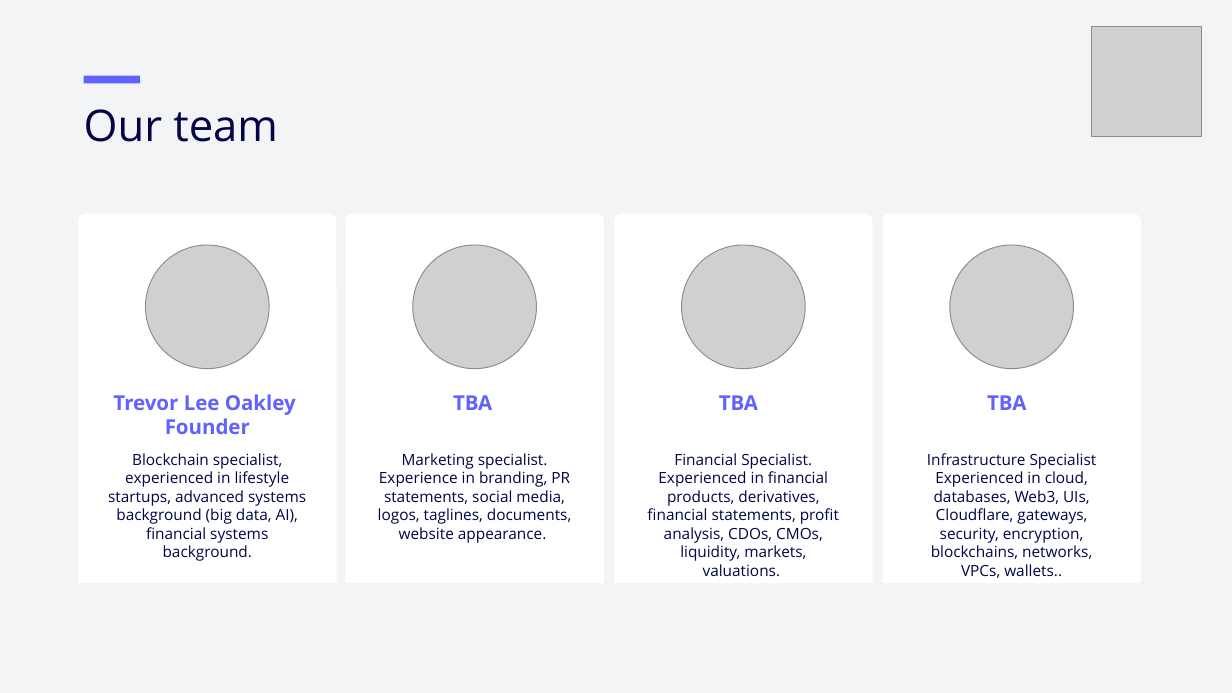
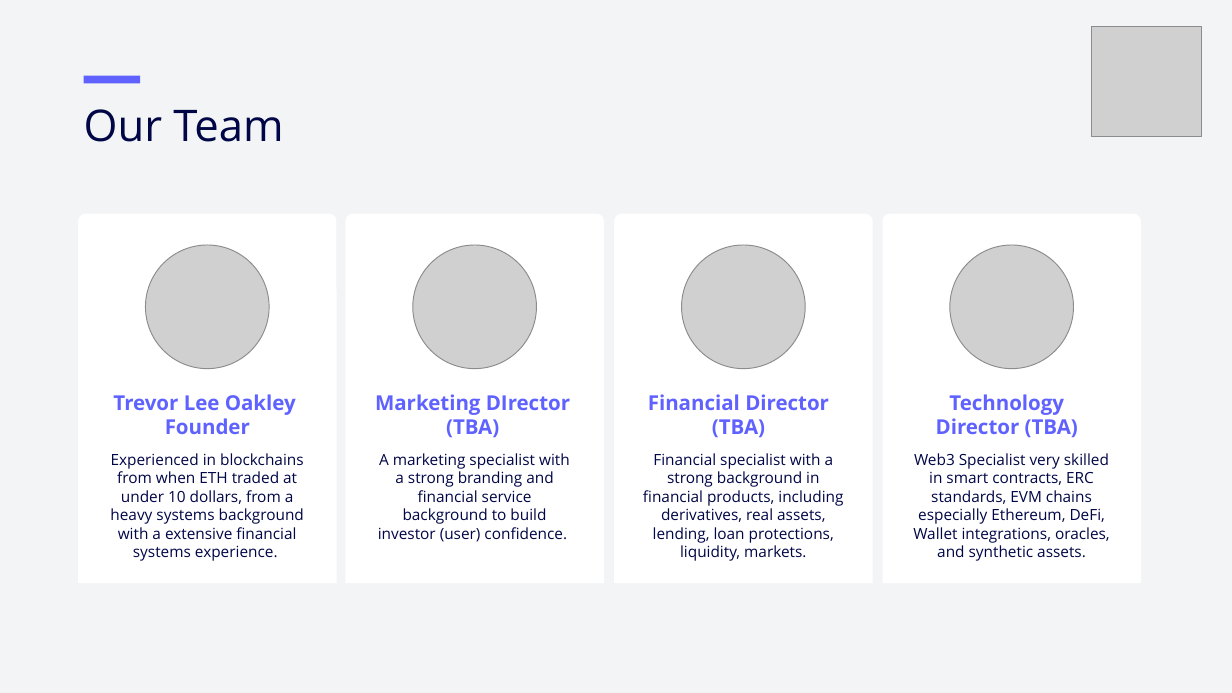
Before and after one commit to cryptotrader2023/aquo, a slide deck: slide 10 of public/aquopitchdeck.pptx. Drawn at 1232x693 pixels with LibreOffice and Linux fonts; fonts in the diff are those of the drawing; grey boxes stand for pictures. Boxes give left, top, right and bottom in pixels: in the first picture for what was removed or moved away, otherwise in the second. Text is boxed around its words. In the diff, an @@ line names an element or a change of style, - is before the commit and + after.

```diff
--- a/public/aquopitchdeck.pptx
+++ b/public/aquopitchdeck.pptx
@@ text at (84, 109, 283, 142): text changed @@
-Our team
+Our Team
@@ text at (375, 394, 570, 437): text changed @@
-TBA
+Marketing DIrector (TBA)
@@ text at (648, 394, 829, 437): text changed @@
-TBA
+Financial Director (TBA)
@@ text at (936, 394, 1078, 437): text changed @@
-TBA
+Technology Director (TBA)
@@ text at (110, 453, 304, 561): text changed @@
-Blockchain specialist, experienced in lifestyle startups, advanced systems background (big data, AI), financial systems background.
+Experienced in blockchains from when ETH traded at under 10 dollars, from a heavy systems background with a extensive financial systems experience.
@@ text at (378, 453, 570, 542): text changed @@
-Marketing specialist. Experience in branding, PR statements, social media, logos, taglines, documents, website appearance.
+A marketing specialist with a strong branding and financial service background to build investor (user) confidence.
@@ text at (643, 453, 843, 561): text changed @@
-Financial Specialist. Experienced in financial products, derivatives, financial statements, profit analysis, CDOs, CMOs, liquidity, markets, valuations.
+Financial specialist with a strong background in financial products, including derivatives, real assets, lending, loan protections, liquidity, markets.
@@ text at (913, 453, 1110, 561): text changed @@
-Infrastructure Specialist Experienced in cloud, databases, Web3, UIs, Cloudflare, gateways, security, encryption, blockchains, networks, VPCs, wallets..
+Web3 Specialist very skilled in smart contracts, ERC standards, EVM chains especially Ethereum, DeFi, Wallet integrations, oracles, and synthetic assets.
```
Also in this commit, not shown: 6 other slides changed, 5 slides added, 5 slides removed, 32 other files.
